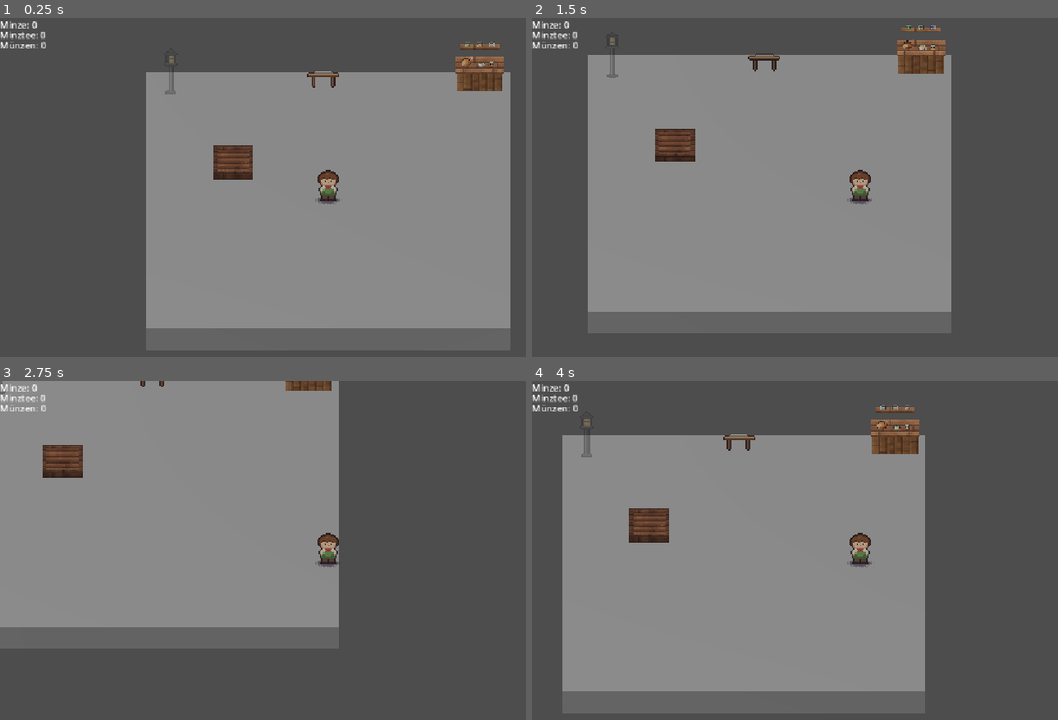
Above: before the commit, frames 1-4 (two rows, left to right).
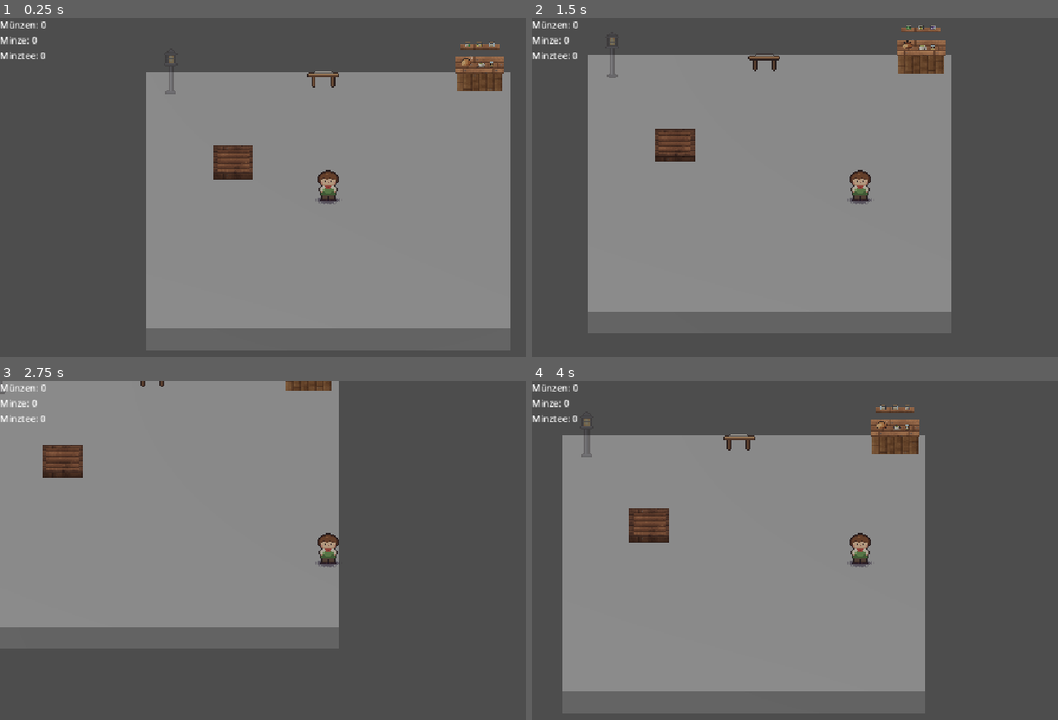
Above: after the commit, the same moments.

Repository: rjn21/teahut
Game: Godot game, scene res://scenes/world.tscn
The game is run twice, just before and just after one commit, with the same random seed, the same clock (stepped at 60 frames per second) and the same inputs.
Inputs:
- Up to frame 1 (0.25 s): no input
- Up to frame 2 (1.5 s): tap Enter at 0.5 s; hold D (move_right) 0.53-1.28 s; tap E (interact) at 0.6 s; hold S (move_back) from 1.28 s (still down); tap 1 at 1.35 s
- Up to frame 3 (2.75 s): release S (move_back) at 2.03 s; hold D (move_right) from 2.03 s (still down); tap 2 at 2.1 s
- Up to frame 4 (4 s): release D (move_right) at 2.78 s; hold W (move_forward) 2.78-3.53 s; tap 3 at 2.85 s; hold A (move_left) from 3.53 s (still down); tap 4 at 3.6 s

The runs differ from the first frame. In frame 1, 0.4% of the frame differs, in the area x 0-9%, y 0-13%; in frame 2, 0.4%; in frame 3, 0.4%; in frame 4, 0.4%.

Commit message:
M6a: HUD erzeugt Zeilen aus HerbData/TeaData
Das HUD bekommt Kräuter und Tees als Listen im Inspector und legt für
jeden Eintrag beim Start ein Label im VBoxContainer "Stats" an. Neue
Sorten brauchen damit keine Änderung am HUD mehr.

Co-Authored-By: Claude Opus 5.5 <noreply@anthropic.com>

Diff:
--- a/scenes/world.tscn
+++ b/scenes/world.tscn
@@ -5,10 +5,14 @@
 [ext_resource type="Script" uid="uid://dmxijtlfum30m" path="res://scripts/follow_camera.gd" id="3_e3hyu"]
 [ext_resource type="PackedScene" uid="uid://diwew0hegnoph" path="res://scenes/player.tscn" id="4_q5onr"]
 [ext_resource type="Script" uid="uid://bsv0lyp5h2aye" path="res://scripts/hud.gd" id="5_jhx03"]
+[ext_resource type="Script" uid="uid://dyecvq1bh10yy" path="res://data_scripts/herb_data.gd" id="6_jhx03"]
 [ext_resource type="PackedScene" uid="uid://b6bu53qc6emod" path="res://scenes/tea_station.tscn" id="6_o8fc1"]
+[ext_resource type="Resource" uid="uid://do48fw3gfqcmg" path="res://data/mint.tres" id="7_o8fc1"]
 [ext_resource type="PackedScene" uid="uid://b3h5ehrd1covj" path="res://scenes/order_counter.tscn" id="7_xo05s"]
 [ext_resource type="PackedScene" uid="uid://booc3wwq4dgji" path="res://scenes/lantern_spot.tscn" id="8_dss4m"]
+[ext_resource type="Script" uid="uid://c4glokguw7hmq" path="res://data_scripts/tea_data.gd" id="8_xo05s"]
 [ext_resource type="PackedScene" uid="uid://c4le1hjcaw118" path="res://scenes/pause_menu.tscn" id="9_7t5mc"]
+[ext_resource type="Resource" uid="uid://b7xwupln72ir" path="res://data/mint_tea.tres" id="9_dss4m"]
 
 [sub_resource type="BoxMesh" id="BoxMesh_emwdv"]
 size = Vector3(12, 1, 12)
@@ -66,29 +70,22 @@
 
 [node name="HUD" type="CanvasLayer" parent="." unique_id=242657120]
 script = ExtResource("5_jhx03")
-
-[node name="Mint Count" type="Label" parent="HUD" unique_id=1824821924]
-offset_right = 40.0
-offset_bottom = 23.0
-text = "Minze: 0	"
-
-[node name="Mint Tea Count" type="Label" parent="HUD" unique_id=774411260]
-offset_top = 18.0
-offset_right = 80.0
-offset_bottom = 41.0
-text = "Minztee: 0"
-
-[node name="Money Count" type="Label" parent="HUD" unique_id=683315422]
-offset_top = 36.0
-offset_right = 80.0
-offset_bottom = 59.0
-text = "Münzen: 0"
+herbs = Array[ExtResource("6_jhx03")]([ExtResource("7_o8fc1")])
+teas = Array[ExtResource("8_xo05s")]([ExtResource("9_dss4m")])
 
 [node name="Save Message" type="Label" parent="HUD" unique_id=362045386]
 offset_top = 60.0
 offset_right = 132.0
 offset_bottom = 83.00014
 text = "Spiel gespeichert"
+
+[node name="Stats" type="VBoxContainer" parent="HUD" unique_id=806380144]
+offset_right = 40.0
+offset_bottom = 40.0
+
+[node name="Money Count" type="Label" parent="HUD/Stats" unique_id=683315422]
+layout_mode = 2
+text = "Münzen: 0"
 
 [node name="TeaStation" parent="." unique_id=687408151 instance=ExtResource("6_o8fc1")]
 transform = Transform3D(1, 0, 0, 0, 1, 0, 0, 0, 1, 5.005533, 2.3841858e-07, -5.417753)
--- a/scripts/hud.gd
+++ b/scripts/hud.gd
@@ -1,30 +1,42 @@
 extends CanvasLayer
 
-@onready var mint_label: Label = $"Mint Count"
-@onready var mint_tea_label: Label = $"Mint Tea Count"
-@onready var money_label: Label = $"Money Count"
+@export var herbs: Array[HerbData] = []
+@export var teas: Array[TeaData] = []
+
+
+@onready var stats: VBoxContainer = $Stats
+@onready var money_label: Label = $"Stats/Money Count"
 @onready var save_label: Label = $"Save Message"
 
+var _item_labels: Dictionary[String, Label] = {}
+var _item_names: Dictionary[String, String] = {}
 var _save_message_id: int = 0
 
 
 # Called when the node enters the scene tree for the first time.
 func _ready() -> void:
+	for herb in herbs:
+		_add_item_row(herb.id, herb.display_name)
+	for tea in teas:
+		_add_item_row(tea.id, tea.display_name)
+
 	Inventory.item_changed.connect(_on_item_changed)
 	Inventory.money_changed.connect(_on_money_changed)
 	SaveGame.saved.connect(_on_saved)
 	save_label.visible = false
-
-	_on_item_changed("mint", Inventory.get_count("mint"))
-	_on_item_changed("mint_tea", Inventory.get_count("mint_tea"))
 	_on_money_changed(Inventory.money)
 
+func _add_item_row(id: String, display_name: String) -> void:
+	var label := Label.new()
+	stats.add_child(label)
+	_item_labels[id] = label
+	_item_names[id] = display_name
+	_on_item_changed(id, Inventory.get_count(id))
+
 func _on_item_changed(id: String, amount: int) -> void:
-	match id:
-		"mint":
-			mint_label.text = "Minze: %d" % amount
-		"mint_tea":
-			mint_tea_label.text = "Minztee: %d" % amount
+	if not _item_labels.has(id):
+		return
+	_item_labels[id].text = "%s: %d" % [_item_names[id], amount]
 
 func _on_money_changed(amount: int) -> void:
 	money_label.text = "Münzen: %d" % amount
